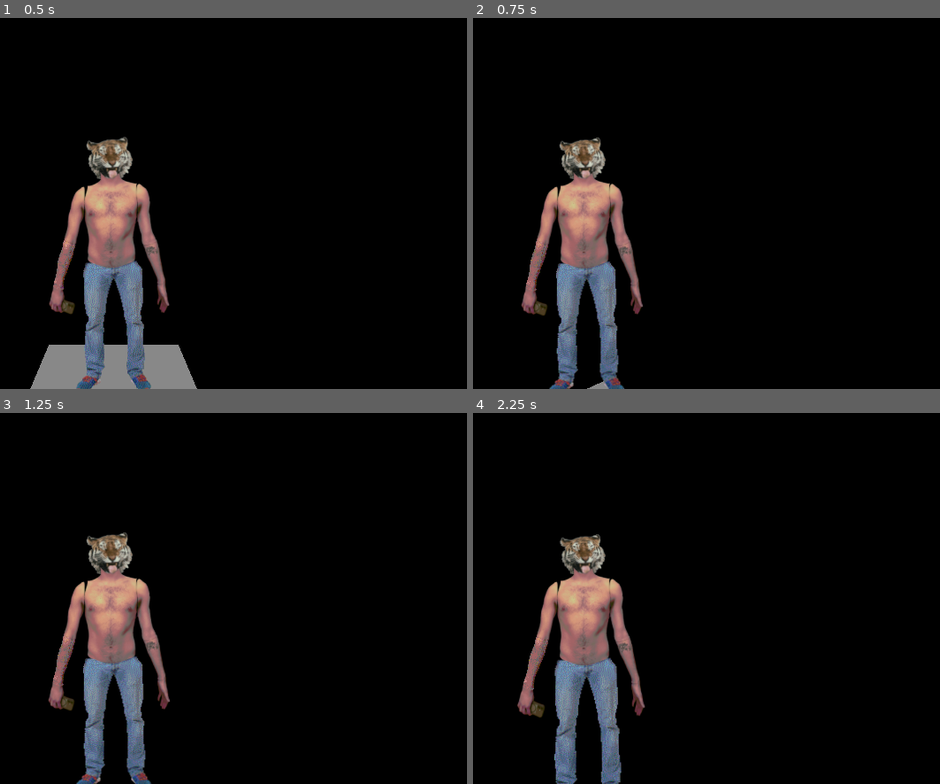
Above: before the commit, frames 1-4 (two rows, left to right).
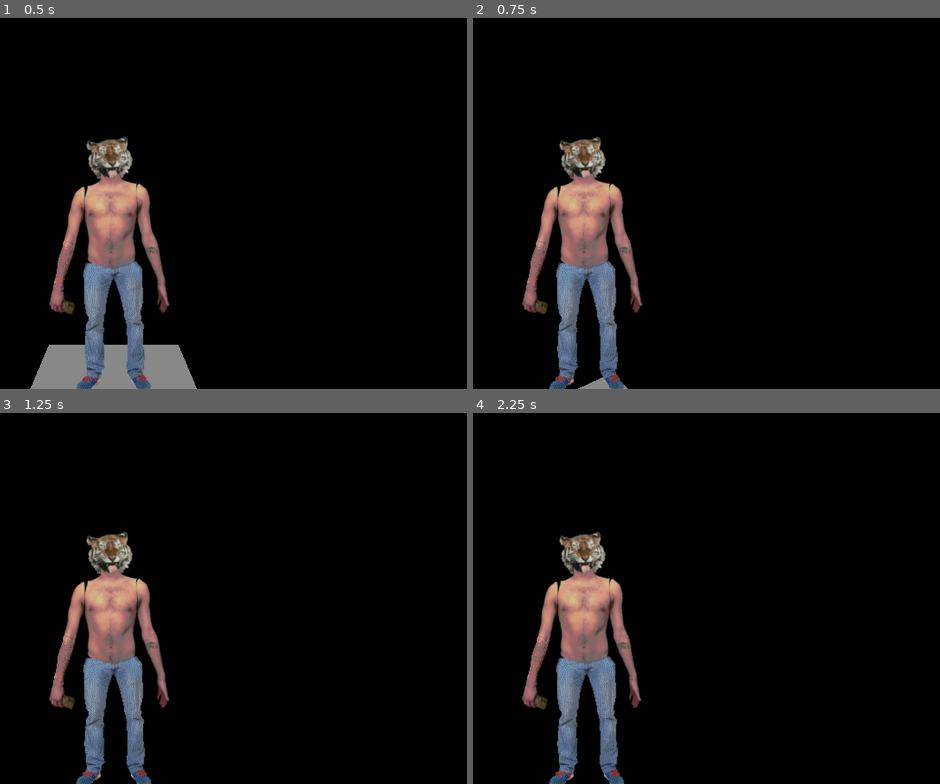
Above: after the commit, the same moments.

Repository: Chas-w/GayGame
Game: Godot game, scene res://Scenes/WalkTest.tscn
The game is run twice, just before and just after one commit, with the same random seed, the same clock (stepped at 60 frames per second) and the same inputs. This scene is started directly instead of the project's main scene.
Inputs (mouse positions are in pixels of both pictures, inside the frame that each line leads up to):
- Up to frame 1 (0.5 s): no input
- Up to frame 2 (0.75 s): tap Enter at 0.5 s; move the mouse to (627, 188) at 0.52 s; hold W (up) from 0.53 s (still down); click (627, 188) at 0.6 s
- Up to frame 3 (1.25 s): keep holding W (up)
- Up to frame 4 (2.25 s): keep holding W (up); tap Space (pose) at 1.25, 1.35 s; move the mouse to (552, 587) at 1.27 s; click (552, 587) at 1.55 s; tap Enter at 2 s; move the mouse to (603, 579) at 2.02 s; click (603, 579) at 2.1 s

Frame 1 is identical in both runs. In frame 2, 2.0% of the frame differs, in the area x 10-37%, y 31-100%; in frame 3, 1.9%; in frame 4, 3.7%, in the area x 9-37%, y 31-100%.

Commit message:
made mouse input

Diff:
--- /dev/null
+++ b/Scenes/camera_3d.gd
@@ -0,0 +1,31 @@
+extends Camera3D
+
+@export_flags_3d_physics var layers_3d_physics
+
+# Called when the node enters the scene tree for the first time.
+func _ready() -> void:
+	pass # Replace with function body.
+
+func _input(event: InputEvent) -> void:
+	#if event is InputEventMouseButton and event.is_pressed() and event.:
+		#pass
+	pass
+
+# Called every frame. 'delta' is the elapsed time since the previous frame.
+func _process(delta: float) -> void:
+	if Input.is_action_just_pressed("click") :
+		print(_shoot_ray())
+
+func _shoot_ray() -> Vector3:
+	var mouse_position : Vector3
+	var mouse_pos = get_viewport().get_mouse_position()
+	var ray_length = 1000
+	var from = project_ray_origin(mouse_pos)
+	var to = from + project_ray_normal(mouse_pos) * ray_length
+	var space = get_world_3d().direct_space_state
+	var ray_query = PhysicsRayQueryParameters3D.new()
+	ray_query.from = from
+	ray_query.to = to
+	ray_query.collision_mask = layers_3d_physics
+	var raycast_result = space.intersect_ray(ray_query)
+	return raycast_result["position"]
--- a/Scenes/player.gd
+++ b/Scenes/player.gd
@@ -11,6 +11,7 @@
 @onready var left_hand = $LeftArm/LeftHand
 @onready var right_hand = $RightArm/RightHand
 @onready var torso = $Torso
+@onready var camera = $CameraOrigin/SpringArm3D/Camera3D
 
 #Posing Variables
 var is_posing = false
@@ -28,8 +29,8 @@
 func _input(event: InputEvent) -> void:
 	if event is InputEventMouseMotion and !is_posing:
 		rotate_y(deg_to_rad(-event.relative.x * sens))
-		pivot.rotate_x(deg_to_rad(-event.relative.y * sens))
-		pivot.rotation.x = clamp(pivot.rotation.x, deg_to_rad(-90), deg_to_rad(45))
+		#pivot.rotate_x(deg_to_rad(-event.relative.y * sens))
+		#pivot.rotation.x = clamp(pivot.rotation.x, deg_to_rad(-90), deg_to_rad(45))
 
 func _process(delta: float) -> void:
 	if Input.is_action_just_pressed("quit"):
--- a/Scenes/player.tscn
+++ b/Scenes/player.tscn
@@ -2,6 +2,7 @@
 
 [ext_resource type="Script" uid="uid://bn4tke84305jp" path="res://Scenes/player.gd" id="1_gymyn"]
 [ext_resource type="Texture2D" uid="uid://cvd3mpcu58q05" path="res://Sprites/Test Limbs/dude_pants.png" id="2_pu2lt"]
+[ext_resource type="Script" uid="uid://bfb4stspko1qp" path="res://Scenes/camera_3d.gd" id="2_ukyrk"]
 [ext_resource type="Texture2D" uid="uid://cfe2ibldh5cu0" path="res://Sprites/Tiger Head.png" id="3_ukyrk"]
 [ext_resource type="Texture2D" uid="uid://bqk3a55a5ubqx" path="res://Sprites/Test Limbs/test_torso.png" id="4_7dp3o"]
 [ext_resource type="Texture2D" uid="uid://dom3ekf4c4827" path="res://Sprites/Test Limbs/test_left_upper_arm.png" id="5_h4iuc"]
@@ -23,16 +24,11 @@
 radius = 0.06640625
 height = 0.2923584
 
+[sub_resource type="BoxShape3D" id="BoxShape3D_gymyn"]
+size = Vector3(7.51001, 30.135624, 1.5704346)
+
 [node name="Player" type="CharacterBody3D" unique_id=335144099]
 script = ExtResource("1_gymyn")
-
-[node name="FrontSprite" type="Sprite3D" parent="." unique_id=1694141849]
-transform = Transform3D(1, 0, 0, 0, 1, 0, 0, 0, 1, 0, 1.0260679, 0.011657715)
-texture = ExtResource("2_pu2lt")
-
-[node name="AnimalHead" type="Sprite3D" parent="." unique_id=1437145895]
-transform = Transform3D(0.125, 0, 0, 0, 0.125, 0, 0, 0, 0.125, -0.05066371, 2.7439559, 0)
-texture = ExtResource("3_ukyrk")
 
 [node name="CollisionShape3D" type="CollisionShape3D" parent="." unique_id=753970614]
 transform = Transform3D(1, 0, 0, 0, 1, 0, 0, 0, 1, 0, 1.5305176, 0)
@@ -47,6 +43,16 @@
 
 [node name="Camera3D" type="Camera3D" parent="CameraOrigin/SpringArm3D" unique_id=616894725]
 transform = Transform3D(1, 0, 0, 0, 1, 0, 0, 0, 1, 0, 0, 3.1255646)
+script = ExtResource("2_ukyrk")
+layers_3d_physics = 4
+
+[node name="PantsSprite" type="Sprite3D" parent="." unique_id=1694141849]
+transform = Transform3D(1, 0, 0, 0, 1, 0, 0, 0, 1, 0, 1.0260679, 0.011657715)
+texture = ExtResource("2_pu2lt")
+
+[node name="AnimalHead" type="Sprite3D" parent="." unique_id=1437145895]
+transform = Transform3D(0.125, 0, 0, 0, 0.125, 0, 0, 0, 0.125, -0.05066371, 2.7439559, 0)
+texture = ExtResource("3_ukyrk")
 
 [node name="Torso" type="StaticBody3D" parent="." unique_id=1168670177]
 transform = Transform3D(1, 0, 0, 0, 1, 0, 0, 0, 1, -0.019723773, 2.0144262, 0.011657715)
@@ -178,3 +184,11 @@
 [node name="CollisionShape3D" type="CollisionShape3D" parent="RightArm/RightHand" unique_id=731262826]
 transform = Transform3D(0.9883111, 0.15245111, 0, -0.15245111, 0.9883111, 0, 0, 0, 1, -0.04657185, -0.04149139, 0)
 shape = SubResource("CapsuleShape3D_163or")
+
+[node name="MousePositionTarget" type="StaticBody3D" parent="." unique_id=2062623647]
+collision_layer = 4
+collision_mask = 4
+
+[node name="CollisionShape3D2" type="CollisionShape3D" parent="MousePositionTarget" unique_id=1832944455]
+transform = Transform3D(1, 0, 0, 0, 0.13, 0, 0, 0, 0.13, -0.0072021484, 1.8986943, 0.002683714)
+shape = SubResource("BoxShape3D_gymyn")
--- a/project.godot
+++ b/project.godot
@@ -56,6 +56,11 @@
 "events": [Object(InputEventKey,"resource_local_to_scene":false,"resource_name":"","device":-1,"window_id":0,"alt_press …(191 unchanged characters)…
 ]
 }
+click={
+"deadzone": 0.2,
+"events": [Object(InputEventMouseButton,"resource_local_to_scene":false,"resource_name":"","device":-1,"window_id":0,"alt_pressed":false,"shift_pressed":false,"ctrl_pressed":false,"meta_pressed":false,"button_mask":0,"position":Vector2(0, 0),"global_position":Vector2(0, 0),"factor":1.0,"button_index":1,"canceled":false,"pressed":false,"double_click":false,"script":null)
+]
+}
 
 [physics]
 
Not shown, added: Scenes/camera_3d.gd.uid
